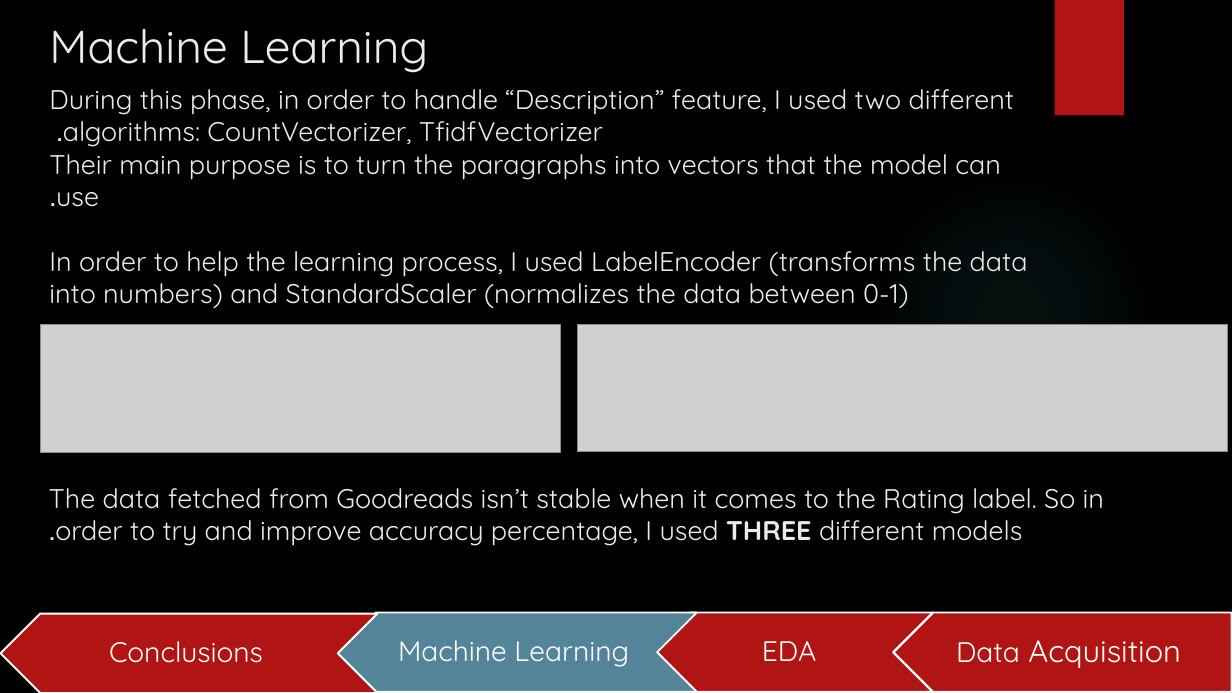
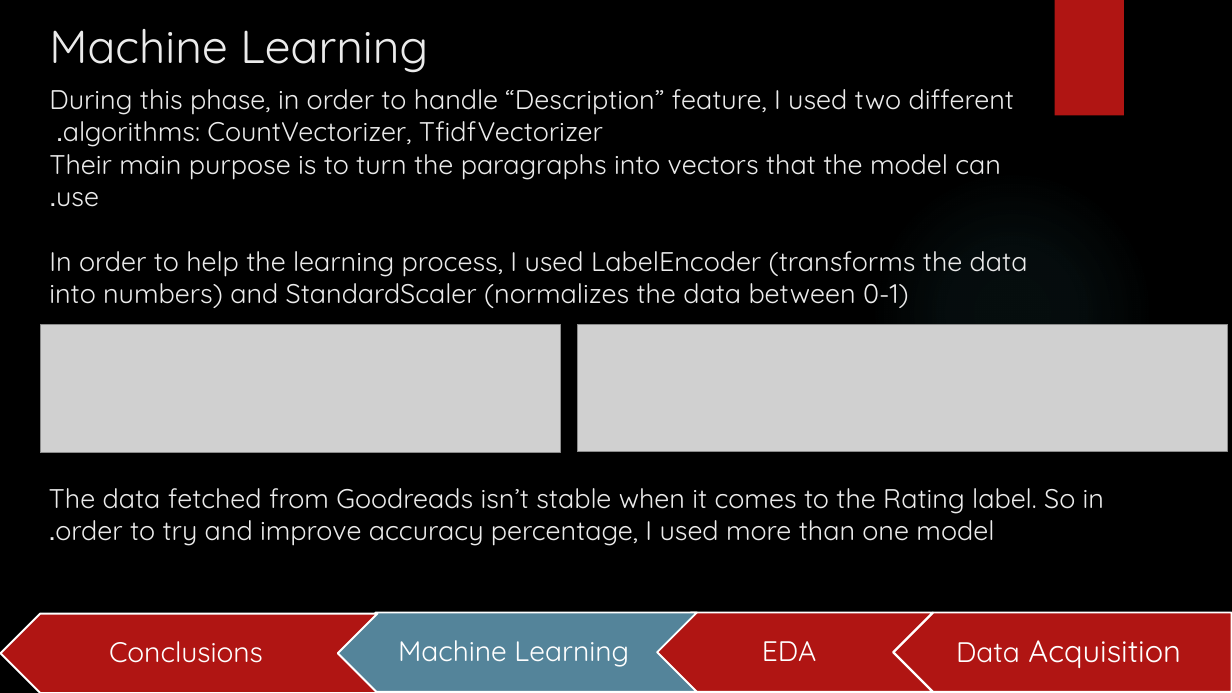
Before and after one commit to yaniv208/DataScienceProject, a slide deck: slide 10 of Books popularity prediction.pptx (slide 9 before the commit). Drawn at 1232x693 pixels with LibreOffice and Linux fonts; fonts in the diff are those of the drawing; grey boxes stand for pictures; background and template pictures are left out. Boxes give left, top, right and bottom in pixels: in the first picture for what was removed or moved away, otherwise in the second. Text is boxed around its words. In the diff, an @@ line names an element or a change of style, - is before the commit and + after.

Commit message:
Update presentation

```diff
--- a/Books popularity prediction.pptx
+++ b/Books popularity prediction.pptx
@@ text at box(49, 488, 1104, 546): text changed @@
-The data fetched from Goodreads isn’t stable when it comes to the Rating label. So in order to try and improve accuracy percentage, I used THREE different models.
+The data fetched from Goodreads isn’t stable when it comes to the Rating label. So in order to try and improve accuracy percentage, I used more than one model.
```
Also in this commit, not shown: 9 other slides changed, 2 slides added.
